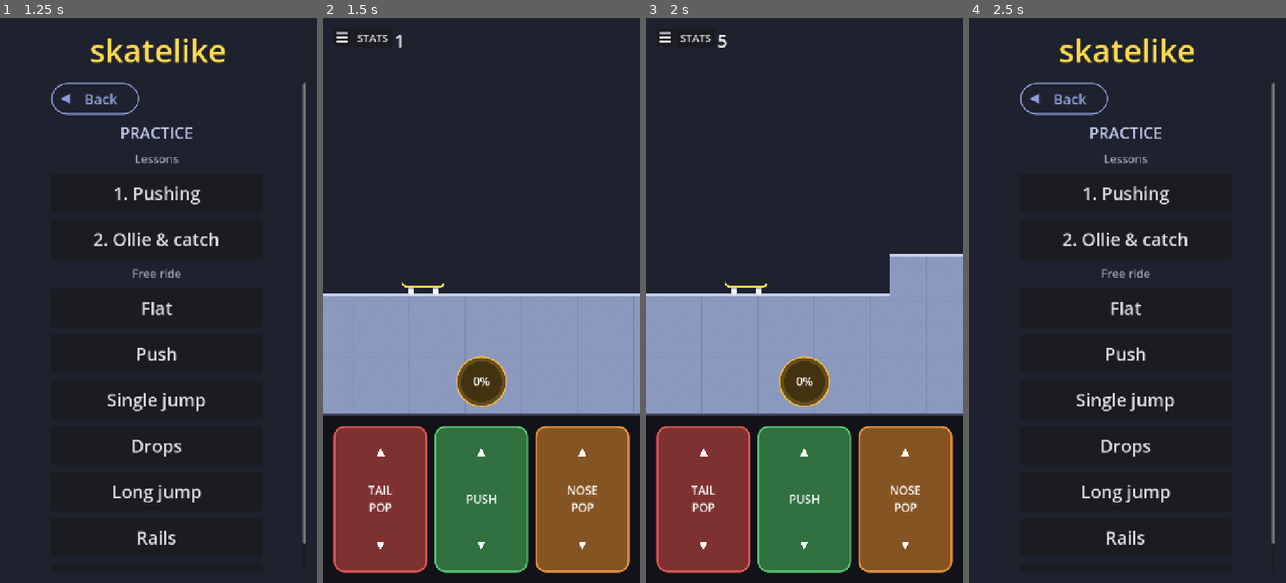
Above: before the commit, frames 1-4 (left to right).
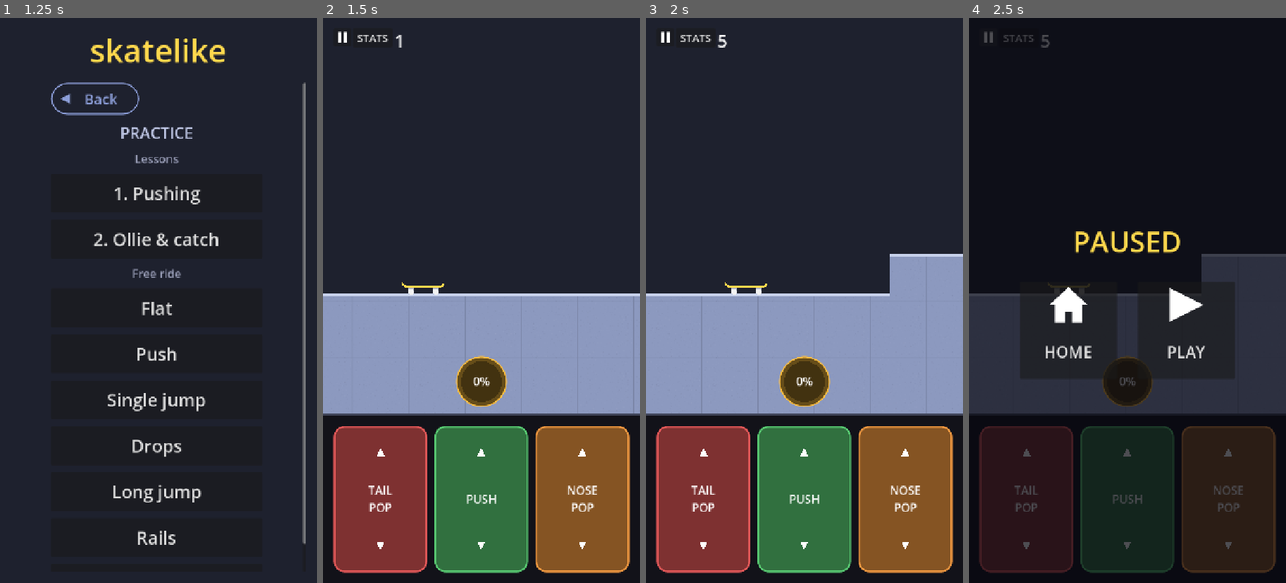
Above: after the commit, the same moments.

Repository: davidhernandeze/skatelike
Game: Godot game, scene res://scenes/menu.tscn
Two runs of this game, one before a commit and one after it. Both use one fixed random seed, a clock stepped at 60 frames per second and the inputs below.
Inputs (mouse positions are in pixels of both pictures, inside the frame that each line leads up to):
- Up to frame 1 (1.25 s): click "Practice" at 0.5 s
- Up to frame 2 (1.5 s): click "Single jump" at 1.25 s
- Up to frame 3 (2 s): no input
- Up to frame 4 (2.5 s): click (988, 34) at 2 s

Frame 1 is identical in both runs. In frame 2, less than 0.1% of the frame differs, in the area x 4-8%, y 2-5%; in frame 3, less than 0.1%; in frame 4, 21%, in the area x 0-100%, y 1-100%.

Commit message:
Pause: in-game button, full-screen Home/Play veil, auto-pause on switching away
The top-left button pauses the game under a dim full-screen veil with Home
(menu) and Play (resume). Losing focus pauses it too: another window, tab or
app, or the app going to the background. Pausing stops the world, sounds,
ghosts, pads and flow (its real-time slow motion is held), lets go of
fingers on the pads, and keeps sending empty batches to the ghost room. A
scene loaded from a paused game starts unpaused.

Co-Authored-By: Claude Opus 5.5 <noreply@anthropic.com>
Claude-Session: https://claude.ai/code/session_01RyYvQJH2T8hEfpxQUNibCm

Diff:
--- a/scripts/control_panel.gd
+++ b/scripts/control_panel.gd
@@ -75,6 +75,15 @@
 			return
 
 
+## Lets go of every finger on a pad (each reports its release), e.g. when the game
+## pauses: a lift during the pause would otherwise never be seen.
+func release_all() -> void:
+	var held := _touches.values()
+	_touches.clear()
+	for touch in held:
+		pad_released.emit(touch.action)
+
+
 func _collect_pads(node: Node) -> void:
 	for child in node.get_children():
 		if child is Pad:
--- a/scripts/flow_button.gd
+++ b/scripts/flow_button.gd
@@ -67,6 +67,21 @@
 ## The current line's multiplier: its length (at least 1).
 func multiplier() -> float:
 	return clampf(_line.size(), 1.0, max_multiplier)
+
+
+## Flow state lasts real seconds: a pause holds them, and resume() gives them back.
+var _held_left := -1
+
+
+func hold() -> void:
+	if in_flow():
+		_held_left = _flow_until - Time.get_ticks_msec()
+
+
+func resume() -> void:
+	if _held_left >= 0:
+		_flow_until = Time.get_ticks_msec() + _held_left
+		_held_left = -1
 
 
 ## Starts flow state if the meter is full.
--- a/scripts/icons.gd
+++ b/scripts/icons.gd
@@ -28,6 +28,28 @@
 			Vector2(size * 0.1, y), Vector2(size * 0.9, y), Vector2(size * 0.9, y + bar), Vector2(size * 0.1, y + bar),
 		]))
 	return _rasterize(size, size, shapes, color)
+
+
+## Two vertical bars: the pause symbol.
+static func pause_texture(size: int, color := Color.WHITE) -> ImageTexture:
+	var s := float(size)
+	var shapes := []
+	for x in [0.2, 0.6]:
+		shapes.append(PackedVector2Array([
+			Vector2(x, 0.12) * s, Vector2(x + 0.2, 0.12) * s, Vector2(x + 0.2, 0.88) * s, Vector2(x, 0.88) * s,
+		]))
+	return _rasterize(size, size, shapes, color)
+
+
+## A house: the home symbol.
+static func home_texture(size: int, color := Color.WHITE) -> ImageTexture:
+	var s := float(size)
+	var roof := PackedVector2Array([Vector2(0.5, 0.08) * s, Vector2(0.95, 0.5) * s, Vector2(0.05, 0.5) * s])
+	var walls := PackedVector2Array([
+		Vector2(0.18, 0.46) * s, Vector2(0.82, 0.46) * s, Vector2(0.82, 0.92) * s, Vector2(0.58, 0.92) * s,
+		Vector2(0.58, 0.66) * s, Vector2(0.42, 0.66) * s, Vector2(0.42, 0.92) * s, Vector2(0.18, 0.92) * s,
+	])
+	return _rasterize(size, size, [roof, walls], color)
 
 
 ## A check mark.
--- a/scripts/main.gd
+++ b/scripts/main.gd
@@ -29,6 +29,8 @@
 ]
 ## The explanation panel and goal, on lessons only.
 var lesson: Lesson
+## The pause screen (see pause()).
+var pause_menu: PauseMenu
 ## Flow meter and slow-motion button, just above the control panel.
 var flow: FlowButton
 ## Online ghosts and name tags, on challenges with the online switch on.
@@ -55,7 +57,19 @@
 	if Levels.checkpoint != "":
 		level = Levels.from_checkpoint(_level, Levels.checkpoint)
 	runner.configure(level)
+	# Pausing stops the game (everything under Layout, and the flow button) while Main
+	# keeps the ghost room fed and the pause screen keeps taking input.
+	get_tree().paused = false  # A reload can come from a paused game (e.g. a timer).
+	process_mode = Node.PROCESS_MODE_ALWAYS
+	$Layout.process_mode = Node.PROCESS_MODE_PAUSABLE
+	pause_menu = PauseMenu.new()
+	add_child(pause_menu)
+	pause_menu.play.connect(resume)
+	pause_menu.home.connect(func() -> void:
+		get_tree().paused = false
+		_to_menu())
 	flow = FlowButton.new()
+	flow.process_mode = Node.PROCESS_MODE_PAUSABLE
 	flow.action = &"flow"
 	flow.color = Color(1.0, 0.75, 0.25)
 	flow.runner = runner
@@ -87,8 +101,8 @@
 	play_area.resized.connect(_layout_world)
 	control_panel.pad_pressed.connect(_on_pad_pressed)
 	control_panel.pad_released.connect(_on_pad_released)
-	menu_button.icon = Icons.menu_texture(32)
-	menu_button.pressed.connect(_to_menu)
+	menu_button.icon = Icons.pause_texture(32)
+	menu_button.pressed.connect(pause)
 	stats_button.button_pressed = show_stats
 	stats_button.toggled.connect(_show_stats)
 	_show_stats(show_stats)
@@ -120,6 +134,10 @@
 
 
 func _process(delta: float) -> void:
+	if get_tree().paused:
+		if ghosts:
+			_send_run(delta)  # Empty batches: the room keeps us while paused.
+		return
 	push_pad.set_pie(runner.push_progress(), runner.queued_pushes())
 	for pad in pop_pads:
 		pad.set_enabled(not runner.is_pushing())
@@ -337,7 +355,32 @@
 	_to_menu()
 
 
+## Stops the game under the pause screen. Fingers on the pads are let go (their lifts
+## during the pause would be lost).
+func pause() -> void:
+	if get_tree().paused:
+		return
+	control_panel.release_all()
+	flow.hold()
+	get_tree().paused = true
+	pause_menu.visible = true
+
+
+func resume() -> void:
+	pause_menu.visible = false
+	get_tree().paused = false
+	flow.resume()
+
+
+## Switching away (another window, tab or app) pauses the game; Play resumes it.
+func _notification(what: int) -> void:
+	if what in [NOTIFICATION_APPLICATION_FOCUS_OUT, NOTIFICATION_APPLICATION_PAUSED,
+			NOTIFICATION_WM_WINDOW_FOCUS_OUT] and is_inside_tree() and runner and runner._started:
+		pause()
+
+
 func _to_menu() -> void:
+	get_tree().paused = false
 	get_tree().change_scene_to_file.call_deferred(MENU_SCENE)
 
 
--- /dev/null
+++ b/scripts/pause_menu.gd
@@ -0,0 +1,54 @@
+class_name PauseMenu
+extends CanvasLayer
+## The pause screen: a dim full-screen veil over the game with PAUSED and two big
+## buttons, Home (back to the menu) and Play (back to the game). It keeps working while
+## the tree is paused; Main pauses and resumes the game around it.
+
+signal home
+signal play
+
+const VEIL := Color(0.03, 0.03, 0.06, 0.72)
+
+
+func _ready() -> void:
+	layer = 20
+	process_mode = Node.PROCESS_MODE_ALWAYS
+	visible = false
+	var veil := ColorRect.new()
+	veil.color = VEIL
+	veil.mouse_filter = Control.MOUSE_FILTER_STOP  # Nothing reaches the game under it.
+	veil.set_anchors_preset(Control.PRESET_FULL_RECT)
+	add_child(veil)
+	var column := VBoxContainer.new()
+	column.set_anchors_preset(Control.PRESET_CENTER)
+	column.grow_horizontal = Control.GROW_DIRECTION_BOTH
+	column.grow_vertical = Control.GROW_DIRECTION_BOTH
+	column.alignment = BoxContainer.ALIGNMENT_CENTER
+	column.add_theme_constant_override("separation", 48)
+	veil.add_child(column)
+	var title := Label.new()
+	title.text = "PAUSED"
+	title.horizontal_alignment = HORIZONTAL_ALIGNMENT_CENTER
+	title.add_theme_font_size_override("font_size", 64)
+	title.add_theme_color_override("font_color", Color(1.0, 0.85, 0.3))
+	column.add_child(title)
+	var row := HBoxContainer.new()
+	row.alignment = BoxContainer.ALIGNMENT_CENTER
+	row.add_theme_constant_override("separation", 48)
+	column.add_child(row)
+	row.add_child(_button("HOME", Icons.home_texture(96), home))
+	row.add_child(_button("PLAY", Icons.triangle_texture(Vector2.RIGHT, 96), play))
+
+
+func _button(text: String, icon: Texture2D, pressed: Signal) -> Button:
+	var button := Button.new()
+	button.text = text
+	button.icon = icon
+	button.icon_alignment = HORIZONTAL_ALIGNMENT_CENTER
+	button.vertical_icon_alignment = VERTICAL_ALIGNMENT_TOP
+	button.expand_icon = false
+	button.focus_mode = Control.FOCUS_NONE
+	button.custom_minimum_size = Vector2(220, 220)
+	button.add_theme_font_size_override("font_size", 36)
+	button.pressed.connect(func() -> void: pressed.emit())
+	return button
Not shown, added: scripts/pause_menu.gd.uid
